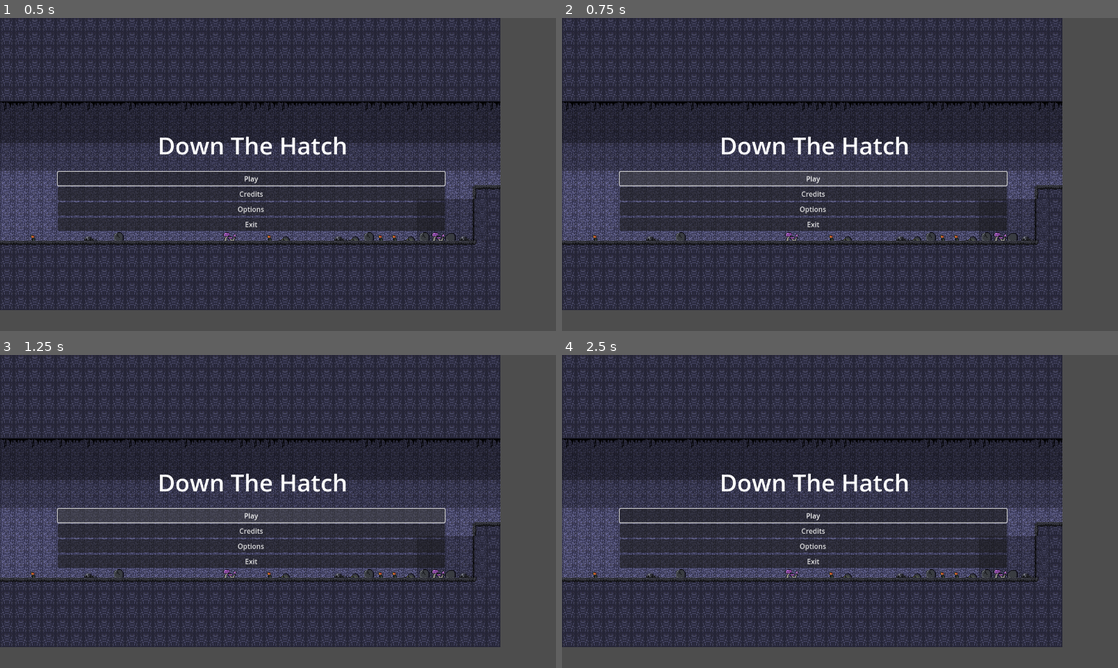
Above: before the commit, frames 1-4 (two rows, left to right).
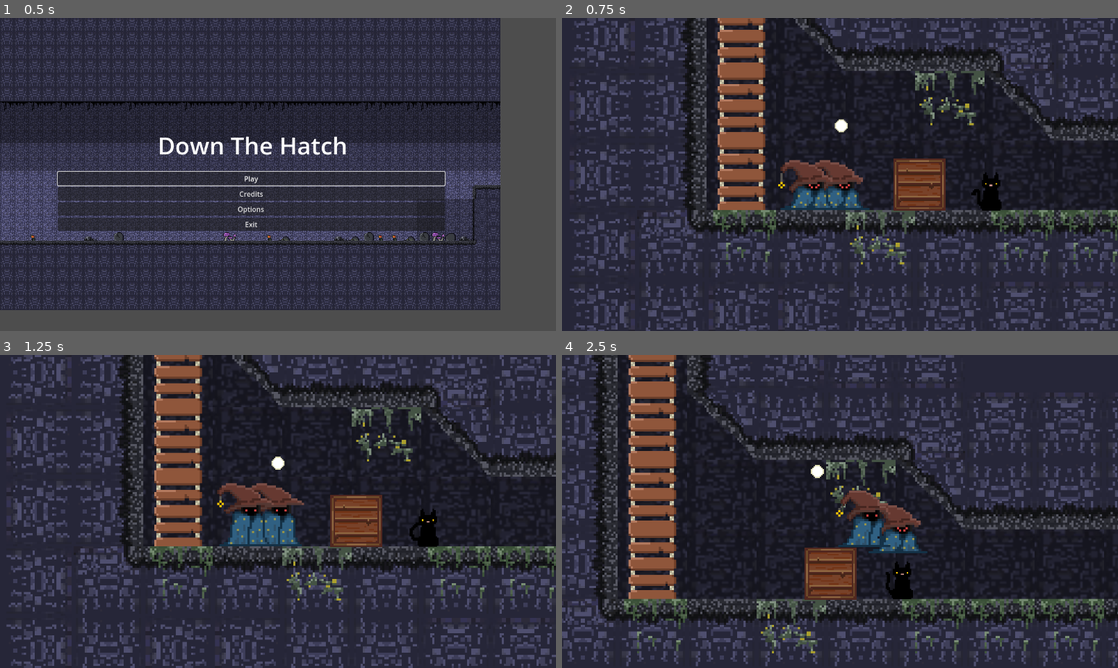
Above: after the commit, the same moments.

Repository: MRobinson12/BroyGames
Game: Godot game, scene res://Scenes/main_menu.tscn
Same seed, same stepped clock (60 frames per second), same inputs: the game is played once before the commit and once after it.
Inputs (mouse positions are in pixels of both pictures, inside the frame that each line leads up to):
- Up to frame 1 (0.5 s): no input
- Up to frame 2 (0.75 s): click "Play" at 0.5 s
- Up to frame 3 (1.25 s): no input
- Up to frame 4 (2.5 s): click (812, 514) at 1.25 s, where only the run before the commit has a clickable "Play"; tap Enter (ui_accept) at 2, 2.27 s; move the mouse to (962, 495) at 2.02 s; hold D (ui_right) from 2.03 s (still down); tap E (interact) at 2.1 s; click (962, 495) at 2.17 s

Frame 1 is identical in both runs. In frame 2, 56% of the frame differs, in the area x 0-100%, y 0-100%; in frame 3, 56%; in frame 4, 58%.

Commit message:
Player Death, Level Change WIP

Diff:
--- a/Scenes/Interactables/ladder.tscn
+++ b/Scenes/Interactables/ladder.tscn
@@ -19,7 +19,7 @@
 }]
 
 [sub_resource type="RectangleShape2D" id="RectangleShape2D_qpj7r"]
-size = Vector2(32, 34)
+size = Vector2(32, 36)
 
 [node name="Ladder" type="Area2D"]
 collision_mask = 15
@@ -30,5 +30,5 @@
 animation = &"ladder"
 
 [node name="CollisionShape2D" type="CollisionShape2D" parent="."]
-position = Vector2(0, -2)
+position = Vector2(0, -1)
 shape = SubResource("RectangleShape2D_qpj7r")
--- /dev/null
+++ b/Scenes/Interactables/spikes.tscn
@@ -0,0 +1,35 @@
+[gd_scene load_steps=6 format=3 uid="uid://65u0gclxhccd"]
+
+[ext_resource type="Script" path="res://Scripts/Interactables/spikes.gd" id="1_qy5wa"]
+[ext_resource type="Texture2D" uid="uid://su7iyjoplulh" path="res://Assets/stalagmite.png" id="1_y5hn3"]
+
+[sub_resource type="AtlasTexture" id="AtlasTexture_5vlel"]
+atlas = ExtResource("1_y5hn3")
+region = Rect2(0, 0, 32, 32)
+
+[sub_resource type="SpriteFrames" id="SpriteFrames_56lc4"]
+animations = [{
+"frames": [{
+"duration": 1.0,
+"texture": SubResource("AtlasTexture_5vlel")
+}],
+"loop": true,
+"name": &"spikes",
+"speed": 5.0
+}]
+
+[sub_resource type="RectangleShape2D" id="RectangleShape2D_0aalg"]
+size = Vector2(32, 25)
+
+[node name="Spikes" type="Area2D" groups=["hazards"]]
+collision_layer = 16
+collision_mask = 2
+script = ExtResource("1_qy5wa")
+
+[node name="AnimatedSprite2D" type="AnimatedSprite2D" parent="."]
+sprite_frames = SubResource("SpriteFrames_56lc4")
+animation = &"spikes"
+
+[node name="CollisionShape2D" type="CollisionShape2D" parent="."]
+position = Vector2(0, 3.5)
+shape = SubResource("RectangleShape2D_0aalg")
--- a/Scenes/Levels/cave_level_1a.tscn
+++ b/Scenes/Levels/cave_level_1a.tscn
@@ -1,12 +1,15 @@
-[gd_scene load_steps=15 format=4 uid="uid://v6yarwwxc1bb"]
+[gd_scene load_steps=18 format=4 uid="uid://v6yarwwxc1bb"]
 
 [ext_resource type="PackedScene" path="res://Scenes/shader_layer.tscn" id="1_imi35"]
+[ext_resource type="Script" path="res://Scripts/Levels/cave_level_1a.gd" id="1_t3o63"]
 [ext_resource type="PackedScene" uid="uid://bfl4mpbg12kf7" path="res://Scenes/player.tscn" id="2_ssmh8"]
 [ext_resource type="PackedScene" uid="uid://bu3jw5u4rdx6n" path="res://Scenes/Interactables/ladder.tscn" id="2_urrvo"]
 [ext_resource type="PackedScene" path="res://Scenes/player_light.tscn" id="3_yevbq"]
 [ext_resource type="Texture2D" uid="uid://buhwjltmrbhig" path="res://Assets/caverntileset.png" id="4_btb01"]
 [ext_resource type="Texture2D" uid="uid://6dt3aejhuyc8" path="res://Assets/caverntilemapbackground.png" id="5_kiu71"]
+[ext_resource type="PackedScene" uid="uid://cqmtf5tfhq7gt" path="res://Scenes/player_spawner.tscn" id="6_qgdcn"]
 [ext_resource type="PackedScene" uid="uid://cm8kn8up46shg" path="res://Scenes/Interactables/door.tscn" id="7_3cbnr"]
+[ext_resource type="PackedScene" uid="uid://bmq2kmtolcdjh" path="res://Scenes/player_level_transition.tscn" id="7_uhal8"]
 [ext_resource type="PackedScene" path="res://Scenes/item_pickup.tscn" id="8_2rsq1"]
 [ext_resource type="Resource" uid="uid://bjrixtppiu03h" path="res://Data/Items/key_item.tres" id="9_8lhvq"]
 
@@ -109,7 +112,9 @@
 tile_size = Vector2i(32, 32)
 sources/0 = SubResource("TileSetAtlasSource_4iv2s")
 
-[node name="Node2D" type="Node2D"]
+[node name="Cave1a" type="Node2D"]
+script = ExtResource("1_t3o63")
+level_name = "cave1a"
 
 [node name="TileMap" type="TileMapLayer" parent="."]
 texture_filter = 1
@@ -119,23 +124,34 @@
 [node name="TileMapBG" type="TileMapLayer" parent="."]
 z_index = -1
 texture_filter = 6
-tile_map_data = PackedByteArray("AAAZAP7/AAADAAAAAAAZAP//AAA …(2968 unchanged characters)… QAAUAAAABAAAAAAAQAAYAAAACAAAAAAAQAAcAAAACAAAAAAARAAAAAAABAAAAAAARAAEAAAABAAAAAAAR …(914 unchanged characters)…
+tile_map_data = PackedByteArray("AAAZAP7/AAADAAAAAAAZAP//AAA …(2968 unchanged characters)… QAAUAAAABAAAAAAAQAAYAAAACAAAAAAAQAAcAAAADAAAAAAARAAAAAAABAAAAAAARAAEAAAABAAAAAAAR …(914 unchanged characters)…
 tile_set = SubResource("TileSet_8olek")
 
+[node name="SpawnPoint" parent="." instance=ExtResource("6_qgdcn")]
+position = Vector2(-83, 17)
+player_scene = ExtResource("2_ssmh8")
+
+[node name="PlayerLevelTransition" parent="." instance=ExtResource("7_uhal8")]
+position = Vector2(857, -16)
+target_level = "tutorial"
+
 [node name="ShaderLayer" parent="." instance=ExtResource("1_imi35")]
+visible = false
 
 [node name="Camera2D" type="Camera2D" parent="."]
 unique_name_in_owner = true
-position = Vector2(0, -4)
+position = Vector2(-44, 15)
 zoom = Vector2(4, 4)
 
 [node name="Player" parent="." instance=ExtResource("2_ssmh8")]
-collision_mask = 21
+position = Vector2(-44, 15)
 
 [node name="PlayerLight" parent="." instance=ExtResource("3_yevbq")]
+position = Vector2(-44, -2)
 
-[node name="Door" parent="." instance=ExtResource("7_3cbnr")]
+[node name="LockedDoor" parent="." instance=ExtResource("7_3cbnr")]
 position = Vector2(218, -48)
+door_id = "#1a-1"
 required_key_id = "01"
 
 [node name="Key" parent="." instance=ExtResource("8_2rsq1")]
--- a/Scenes/Levels/cave_level_1b.tscn
+++ b/Scenes/Levels/cave_level_1b.tscn
@@ -87,7 +87,7 @@
 tile_size = Vector2i(32, 32)
 sources/0 = SubResource("TileSetAtlasSource_djwv5")
 
-[node name="Node2D" type="Node2D"]
+[node name="Cave1b" type="Node2D"]
 
 [node name="TileMap" type="TileMapLayer" parent="."]
 tile_set = SubResource("TileSet_6v2o8")
--- a/Scenes/Levels/cave_level_tutorial.tscn
+++ b/Scenes/Levels/cave_level_tutorial.tscn
@@ -1,8 +1,10 @@
-[gd_scene load_steps=20 format=4 uid="uid://bo8cm1qv601ii"]
+[gd_scene load_steps=25 format=4 uid="uid://bo8cm1qv601ii"]
 
 [ext_resource type="Texture2D" uid="uid://buhwjltmrbhig" path="res://Assets/caverntileset.png" id="1_h0ljc"]
+[ext_resource type="Script" path="res://Scripts/Levels/BaseLevel.gd" id="1_i7fqv"]
 [ext_resource type="PackedScene" uid="uid://bu3jw5u4rdx6n" path="res://Scenes/Interactables/ladder.tscn" id="2_bj58i"]
 [ext_resource type="Texture2D" uid="uid://6dt3aejhuyc8" path="res://Assets/caverntilemapbackground.png" id="3_rh23y"]
+[ext_resource type="PackedScene" uid="uid://65u0gclxhccd" path="res://Scenes/Interactables/spikes.tscn" id="4_26xtc"]
 [ext_resource type="PackedScene" path="res://Scenes/player_light.tscn" id="4_ko0i4"]
 [ext_resource type="PackedScene" uid="uid://bfl4mpbg12kf7" path="res://Scenes/player.tscn" id="5_mea2j"]
 [ext_resource type="PackedScene" path="res://Scenes/shader_layer.tscn" id="6_ykjf5"]
@@ -14,6 +16,8 @@
 [ext_resource type="PackedScene" uid="uid://cm8kn8up46shg" path="res://Scenes/Interactables/door.tscn" id="12_gte3w"]
 [ext_resource type="PackedScene" path="res://Scenes/item_pickup.tscn" id="13_r5vo4"]
 [ext_resource type="Resource" uid="uid://bjrixtppiu03h" path="res://Data/Items/key_item.tres" id="14_h5qaw"]
+[ext_resource type="PackedScene" uid="uid://cqmtf5tfhq7gt" path="res://Scenes/player_spawner.tscn" id="15_oobx3"]
+[ext_resource type="PackedScene" uid="uid://bmq2kmtolcdjh" path="res://Scenes/player_level_transition.tscn" id="16_fqxit"]
 
 [sub_resource type="TileSetAtlasSource" id="TileSetAtlasSource_h5akr"]
 texture = ExtResource("1_h0ljc")
@@ -94,11 +98,16 @@
 resource_name = "Ladder"
 scenes/1/scene = ExtResource("2_bj58i")
 
+[sub_resource type="TileSetScenesCollectionSource" id="TileSetScenesCollectionSource_xbc0k"]
+resource_name = "Spikes"
+scenes/1/scene = ExtResource("4_26xtc")
+
 [sub_resource type="TileSet" id="TileSet_obw2j"]
 tile_size = Vector2i(32, 32)
 physics_layer_0/collision_layer = 1
 sources/0 = SubResource("TileSetAtlasSource_h5akr")
 sources/2 = SubResource("TileSetScenesCollectionSource_ffkql")
+sources/3 = SubResource("TileSetScenesCollectionSource_xbc0k")
 
 [sub_resource type="TileSetAtlasSource" id="TileSetAtlasSource_awtpg"]
 texture = ExtResource("3_rh23y")
@@ -114,11 +123,13 @@
 tile_size = Vector2i(32, 32)
 sources/0 = SubResource("TileSetAtlasSource_awtpg")
 
-[node name="Node2D" type="Node2D"]
+[node name="Tutorial" type="Node2D"]
+script = ExtResource("1_i7fqv")
+level_name = "tutorial"
 
 [node name="TileMap" type="TileMapLayer" parent="."]
 texture_filter = 1
-tile_map_data = PackedByteArray("AAAAAAAAAAAmAAAAAAD//wAAAAA …(18080 unchanged characters)… AAAAAAQAWAAMAAgAAAAAAAQASAAAAAAAfAAAAAAA=")
+tile_map_data = PackedByteArray("AAAAAAAAAAAmAAAAAAD//wAAAAA …(18080 unchanged characters)… AAAAAAQAWAAMAAgAAAAAAAQASAAAAAAAfAAAAAAAPAAsAAwAAAAAAAQAQAAsAAwAAAAAAAQA=")
 tile_set = SubResource("TileSet_obw2j")
 
 [node name="TileMapBG" type="TileMapLayer" parent="."]
@@ -168,3 +179,11 @@
 position = Vector2(626, 117)
 scale = Vector2(2.5, 2.5)
 item = ExtResource("14_h5qaw")
+
+[node name="SpawnPoint" parent="." instance=ExtResource("15_oobx3")]
+position = Vector2(48, -13)
+player_scene = ExtResource("5_mea2j")
+
+[node name="PlayerLevelTransition" parent="." instance=ExtResource("16_fqxit")]
+position = Vector2(824, -45)
+target_level = "cave_1a"
--- a/Scenes/player.tscn
+++ b/Scenes/player.tscn
@@ -133,10 +133,10 @@
 [sub_resource type="RectangleShape2D" id="RectangleShape2D_rydqf"]
 size = Vector2(28, 28)
 
-[node name="Player" type="CharacterBody2D"]
+[node name="Player" type="CharacterBody2D" groups=["player"]]
 position = Vector2(0, -4)
 collision_layer = 2
-collision_mask = 5
+collision_mask = 37
 script = ExtResource("1_fngfp")
 
 [node name="AnimatedSprite2D" type="AnimatedSprite2D" parent="."]
--- /dev/null
+++ b/Scenes/player_level_transition.tscn
@@ -0,0 +1,17 @@
+[gd_scene load_steps=3 format=3 uid="uid://bmq2kmtolcdjh"]
+
+[ext_resource type="Script" path="res://Scripts/player_level_transition.gd" id="1_kdbyg"]
+
+[sub_resource type="RectangleShape2D" id="RectangleShape2D_lwqhc"]
+size = Vector2(22, 72)
+
+[node name="PlayerLevelTransition" type="Node2D"]
+script = ExtResource("1_kdbyg")
+
+[node name="Area2D" type="Area2D" parent="."]
+collision_layer = 33
+collision_mask = 2
+
+[node name="CollisionShape2D" type="CollisionShape2D" parent="Area2D"]
+position = Vector2(-7, 0)
+shape = SubResource("RectangleShape2D_lwqhc")
--- /dev/null
+++ b/Scenes/player_spawner.tscn
@@ -0,0 +1,13 @@
+[gd_scene load_steps=3 format=3 uid="uid://cqmtf5tfhq7gt"]
+
+[ext_resource type="Script" path="res://Scripts/player_spawner.gd" id="1_haqvu"]
+
+[sub_resource type="RectangleShape2D" id="RectangleShape2D_0d27w"]
+
+[node name="SpawnPoint" type="Node2D"]
+script = ExtResource("1_haqvu")
+
+[node name="SpawnMarker" type="Marker2D" parent="."]
+
+[node name="CollisionShape2D" type="CollisionShape2D" parent="."]
+shape = SubResource("RectangleShape2D_0d27w")
--- a/Scripts/Interactables/DoorBase.gd
+++ b/Scripts/Interactables/DoorBase.gd
@@ -13,6 +13,7 @@
 func open():
 	is_open = true
 	update_state()
+	#emit_signal("door_opened")
 
 func close():
 	is_open = false
--- a/Scripts/Interactables/door.gd
+++ b/Scripts/Interactables/door.gd
@@ -1,6 +1,9 @@
 extends DoorBase
 class_name Door
 
+signal door_opened(door_id)
+
+@export var door_id: String  # Unique identifier for each door
 @export var required_key_id: String
 
 var player_in_range: bool = false
@@ -22,7 +25,6 @@
 func _on_body_exited(_body):
 	player_in_range = false
 
-# Check the player's inventory for a key with the ID
 func check_player_inventory():
 	for i in range(GlobalData.player_inventory.contents.size()):
 		var item = GlobalData.player_inventory.contents[i]
@@ -30,5 +32,6 @@
 			open()
 			GlobalData.player_inventory.remove_item(i)
 			# Add door open sound here
+			emit_signal("door_opened", door_id)  # Emit signal when door is opened
 			return
 	# Add door rattle sound here
--- /dev/null
+++ b/Scripts/Interactables/spikes.gd
@@ -0,0 +1,9 @@
+extends Area2D
+
+func _ready() -> void:
+	add_to_group("hazards")
+	body_entered.connect(_on_body_entered)
+
+func _on_body_entered(body: Node2D) -> void:
+	if body.is_in_group("player") and body.has_method("die"):
+		body.die()
--- /dev/null
+++ b/Scripts/Levels/BaseLevel.gd
@@ -0,0 +1,15 @@
+extends Node2D
+class_name BaseLevel
+
+@export var level_name: String
+
+func _ready() -> void:
+	for child in get_children():
+		if child is Area2D and child.is_in_group("level_transition"):
+			child.connect("body_entered", _on_level_transition_body_entered.bind(child))
+
+func _on_level_transition_body_entered(body: Node2D) -> void:
+	if body.is_in_group("player"):
+		var target_level = $Area2D.get_meta("target_level")
+		var target_entry = $Area2D.get_meta("target_entry", "SpawnPoint")
+		get_tree().get_root().get_node("LevelHandler").change_level(target_level, target_entry)
--- /dev/null
+++ b/Scripts/Levels/GlobalDoorState.gd
@@ -0,0 +1,16 @@
+extends Node
+
+var opened_doors: Dictionary = {}
+
+func set_door_opened(level_name: String, door_id: String) -> void:
+	if not opened_doors.has(level_name):
+		opened_doors[level_name] = []
+
+	if not door_id in opened_doors[level_name]:
+		opened_doors[level_name].append(door_id)
+
+func is_door_opened(level_name: String, door_id: String) -> bool:
+	return opened_doors.has(level_name) and door_id in opened_doors[level_name]
+
+func reset_doors() -> void:
+	opened_doors.clear()
--- /dev/null
+++ b/Scripts/Levels/cave_level_1a.gd
@@ -0,0 +1,4 @@
+extends BaseLevel
+
+func _ready():
+	super._ready()
--- a/Scripts/Scene/mainmenu.gd
+++ b/Scripts/Scene/mainmenu.gd
@@ -8,7 +8,7 @@
 
 func _on_play_pressed() -> void:
 	BgmManager.stop_current()
-	get_tree().change_scene_to_file("res://Scenes/cave_level_tutorial.tscn")
+	get_tree().change_scene_to_file("res://Scenes/Levels/cave_level_tutorial.tscn")
 
 func _on_options_pressed() -> void:
 	get_tree().change_scene_to_file("res://Scenes/options.tscn")
--- a/Scripts/player.gd
+++ b/Scripts/player.gd
@@ -21,14 +21,40 @@
 	SLICE,
 	THROW,
 	CLIMB,
-	CLIMB_IDLE
+	CLIMB_IDLE,
+	DEATH
 }
 
 var current_state = State.IDLE
+var spawn_point: SpawnPoint
+
+signal player_died
 
 func _ready():
 	$AnimatedSprite2D.play("idle")
 	$AnimatedSprite2D.animation_finished.connect(_on_landing_animation_finished)
+	add_to_group("player")
+
+func die():
+	if current_state != State.DEATH:
+		current_state = State.DEATH
+		#$AnimatedSprite2D.play("death")
+		emit_signal("player_died")
+		set_physics_process(false)
+		set_process_input(false)
+
+func respawn():
+	if spawn_point:
+		global_position = spawn_point.get_node("SpawnMarker").global_position
+		current_state = State.IDLE
+		$AnimatedSprite2D.play("idle")
+		set_physics_process(true)
+		set_process_input(true)
+	else:
+		push_error("Spawn point not set!")
+
+func set_spawn_point(new_spawn_point: SpawnPoint):
+	spawn_point = new_spawn_point
 
 func pickup_item():
 	var items_in_range = $PickupArea.get_overlapping_areas()
@@ -175,6 +201,8 @@
 			current_state = State.RUN
 		else:
 			current_state = State.IDLE
+	elif current_state == State.DEATH:
+		respawn()
 
 func _lift_object(mouse_position: Vector2):
 	var space_state = get_world_2d().direct_space_state
--- /dev/null
+++ b/Scripts/player_level_transition.gd
@@ -0,0 +1,14 @@
+extends Node2D
+class_name PlayerLevelTransition
+
+@export var target_level: String
+@export var target_entry: String = "SpawnPoint"
+
+signal change_level(target_level, target_entry)
+
+func _ready() -> void:
+	$Area2D.connect("body_entered", _on_body_entered)
+
+func _on_body_entered(body):
+	if body.is_in_group("player"):
+		emit_signal("change_level", target_level, target_entry)
--- /dev/null
+++ b/Scripts/player_spawner.gd
@@ -0,0 +1,20 @@
+extends Node2D
+class_name SpawnPoint
+
+@export var player_scene: PackedScene
+var player_instance: CharacterBody2D = null
+
+func _ready() -> void:
+	if player_scene:
+		player_instance = player_scene.instantiate()
+		player_instance.set_spawn_point(self)
+		player_instance.global_position = $SpawnMarker.global_position
+		get_parent().add_child.call_deferred(player_instance)
+		player_instance.player_died.connect(_on_player_died)
+		print("Player spawned at position: ", player_instance.global_position)
+	else:
+		push_error("Player scene not set!")
+
+func _on_player_died():
+	await get_tree().create_timer(1.0).timeout
+	player_instance.respawn()
--- /dev/null
+++ b/default_env.tres
@@ -0,0 +1,7 @@
+[gd_resource type="Environment" load_steps=2 format=2]
+
+[sub_resource type="Sky" id=1]
+
+[resource]
+background_mode = 2
+background_sky = SubResource( 1 )
--- a/project.godot
+++ b/project.godot
@@ -19,11 +19,18 @@
 
 GlobalData="*res://Scripts/GlobalData.gd"
 BgmManager="*res://Scenes/bgm_manager.tscn"
+GlobalDoorState="res://Scripts/Levels/GlobalDoorState.gd"
+GlobalLevelHandler="res://Scripts/Levels/LevelHandler.gd"
 
 [display]
 
 window/size/viewport_width=1280
 window/size/viewport_height=720
+
+[global_group]
+
+hazards=""
+player=""
 
 [input]
 
@@ -73,6 +80,7 @@
 2d_physics/layer_3="Objects"
 2d_physics/layer_4="Lifted Objects"
 2d_physics/layer_5="Interactable"
+2d_physics/layer_6="Level Transition"
 
 [rendering]
 
Empty file added: Scripts/Levels/LevelHandler.gd
Binary file added: icon.png
